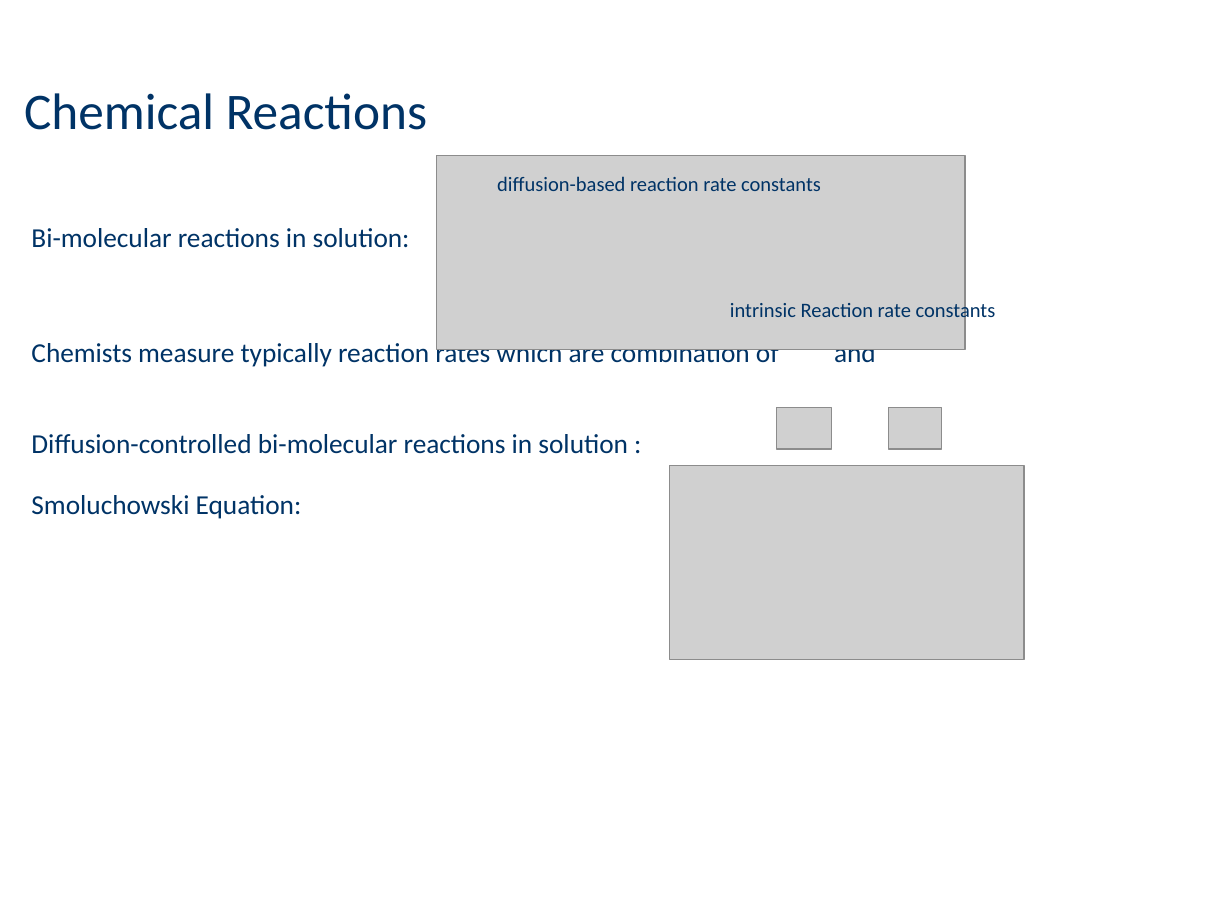
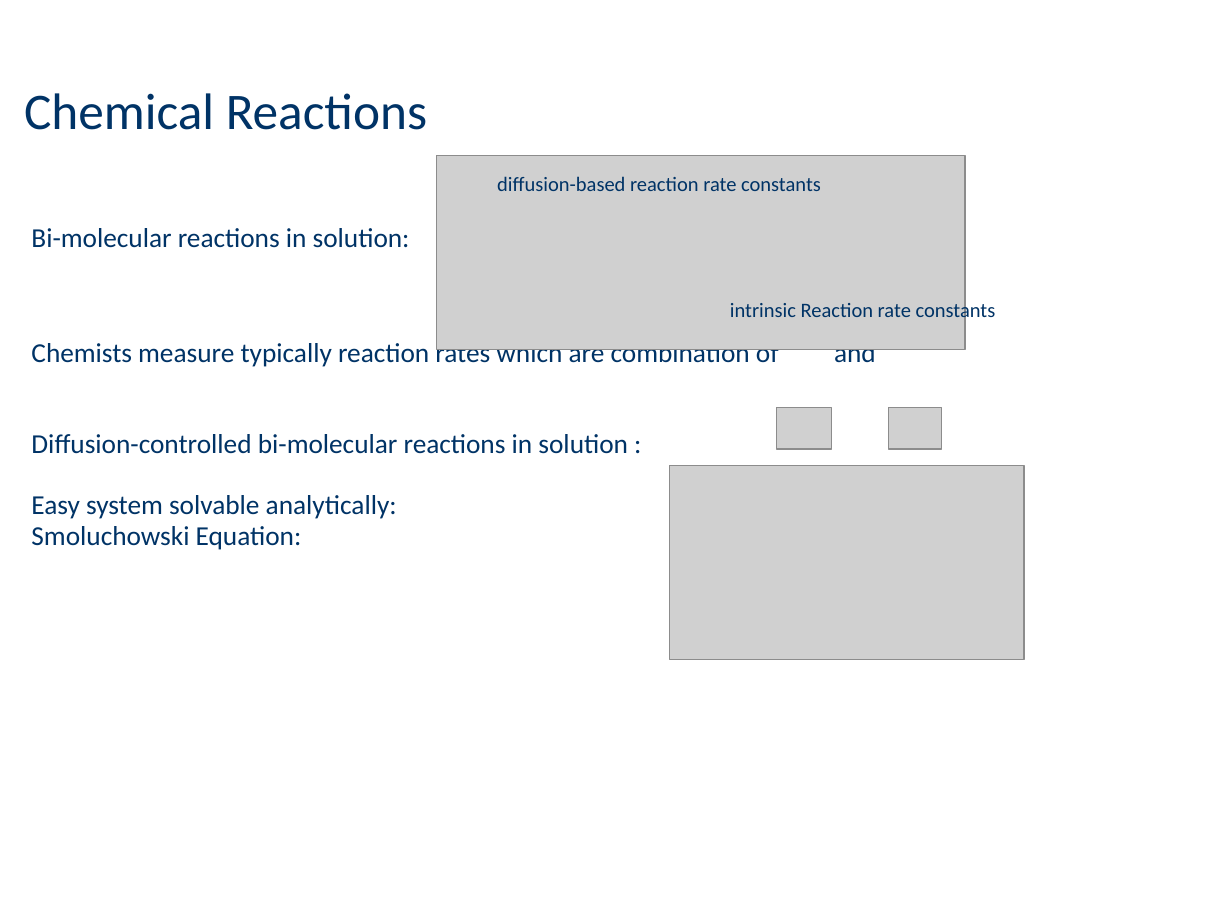
Before and after one commit to janekg89/Masterarbeit_fbm, a slide deck: slide 11 of presentation/midtermpresentation.odp. Drawn at 1232x924 pixels with LibreOffice and Linux fonts; fonts in the diff are those of the drawing; grey boxes stand for pictures. Boxes give left, top, right and bottom in pixels: in the first picture for what was removed or moved away, otherwise in the second. Text is boxed around its words. In the diff, an @@ line names an element or a change of style, - is before the commit and + after.

```diff
--- a/presentation/midtermpresentation.odp
+++ b/presentation/midtermpresentation.odp
@@ text at (x1=31, y1=495, x2=397, y2=519): paragraph added @@
+Easy system solvable analytically:
```
Also in this commit, not shown: 2 other slides changed, 3 slides added, 2 slides removed, 1 other file.
